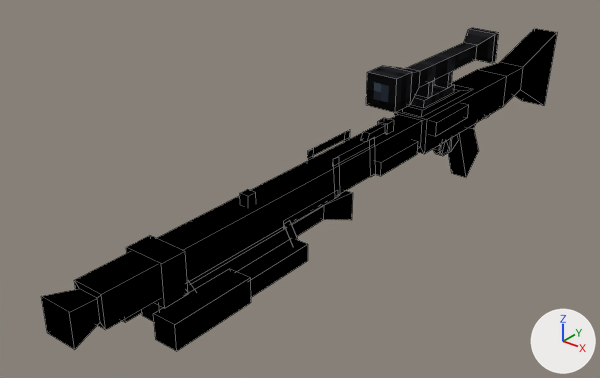
The Blender file resources/models/blasters/dlt19/SimplerDLT19.blend, before and after one commit.
The view is the same before and after, from a camera (50 mm lens) standing at (4.93, -9.24, 4.25) and looking at (-0.63, -2.3, -0.05). Arrows for +X, +Y and +Z are at lower right; the lights stay in place. Mesh edges are drawn as thin lines.

Objects in the first picture: 'bipod', 'dlt19Base', 'dlt19Dbarrel', 'dlt19Dscope'.
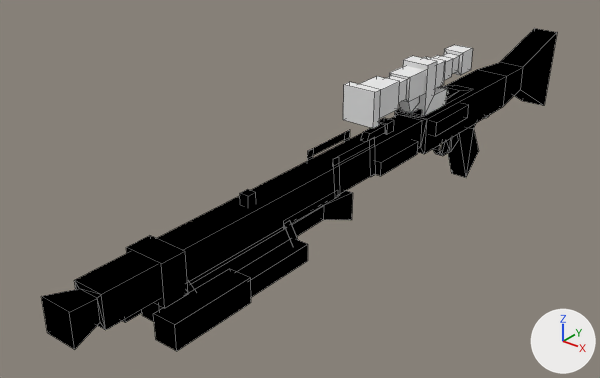
The change, as a list of edits to the scene's bpy script:
```text
Change ob_dlt19xscope:
    remove ob_dlt19xscope.hide_set(True)
Change ob_dlt19dscope:
    add ob_dlt19dscope.hide_set(True)
```

Location of each change, [x1, y1, x2, y2] in pixels of the pictures (600 x 378 px):
'dlt19xScope', shown
    after: [343, 45, 473, 128]
'dlt19Dscope', hidden (black)
    before: [366, 28, 499, 113]
